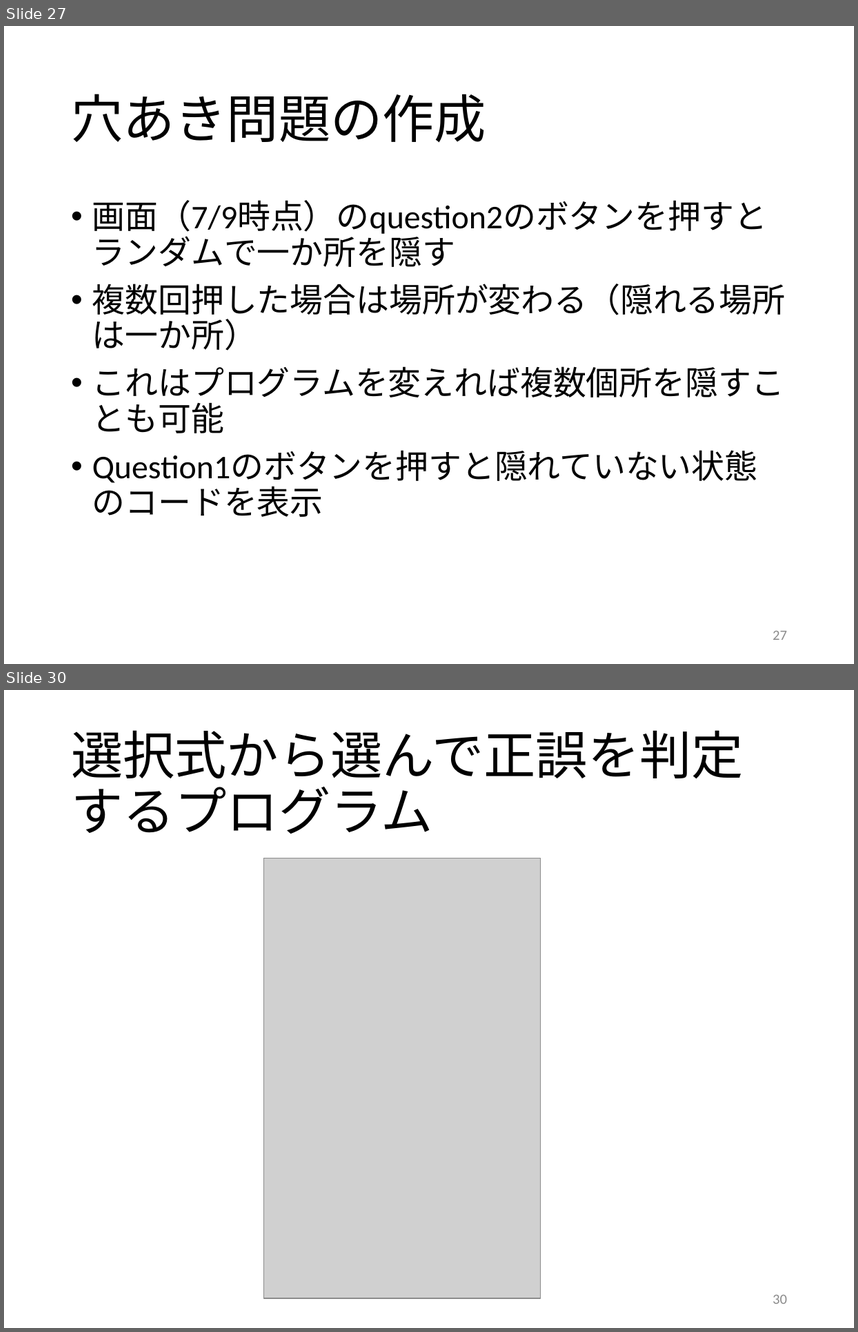
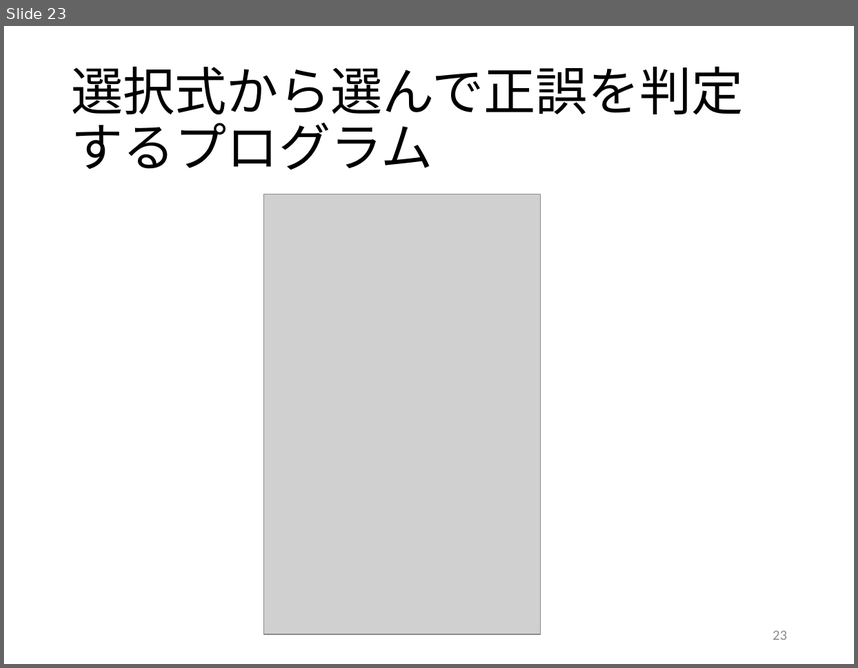
Before and after one commit to kait-takanolab/1821121-shimaoka-thesis, a slide deck: 1821121_shimaoka_sotsuken.pptx. Shown one above the other, each under a label of ours: slides 27 and 30 before the commit, slide 23 after it; the slides between them are not shown. The pictures are 858x1332 and 858x668 pixels, drawn with LibreOffice and Linux fonts; fonts in the diff are those of the drawing; grey boxes stand for pictures. Boxes give left, top, right and bottom in pixels: in the first picture for what was removed or moved away, otherwise in the second. Text is boxed around its words. In the diff, an @@ line names an element or a change of style, - is before the commit and + after.

```diff
--- a/1821121_shimaoka_sotsuken.pptx
+++ b/1821121_shimaoka_sotsuken.pptx
@@ slide 27 removed at [4,26,854,664], background #FFFFFF @@
@@ title removed at [71,94,486,143] @@
-穴あき問題の作成
@@ text removed at [92,200,786,433] @@
-• 画面（7/9時点）のquestion2のボタンを押すとランダムで一か所を隠す
-• 複数回押した場合は場所が変わる（隠れる場所は一か所）
-• これはプログラムを変えれば複数個所を隠すことも可能
-• Question1のボタンを押すと隠れていない状態のコードを表示
@@ page number removed at [773,630,787,639] @@
-27
@@ what was slide 30 is now slide 23 @@
@@ page number at [773,630,787,639]: text changed @@
-30
+23
```
Also in this commit, not shown: 5 slides changed, 2 slides added, 4 other slides removed.
